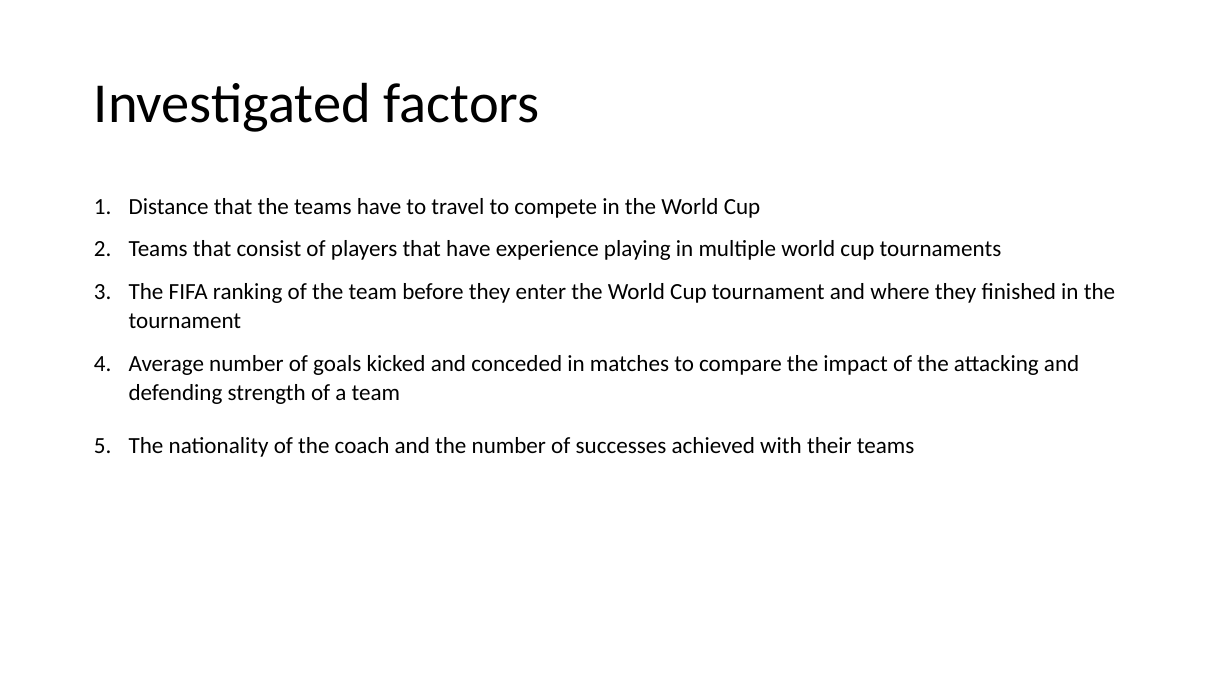
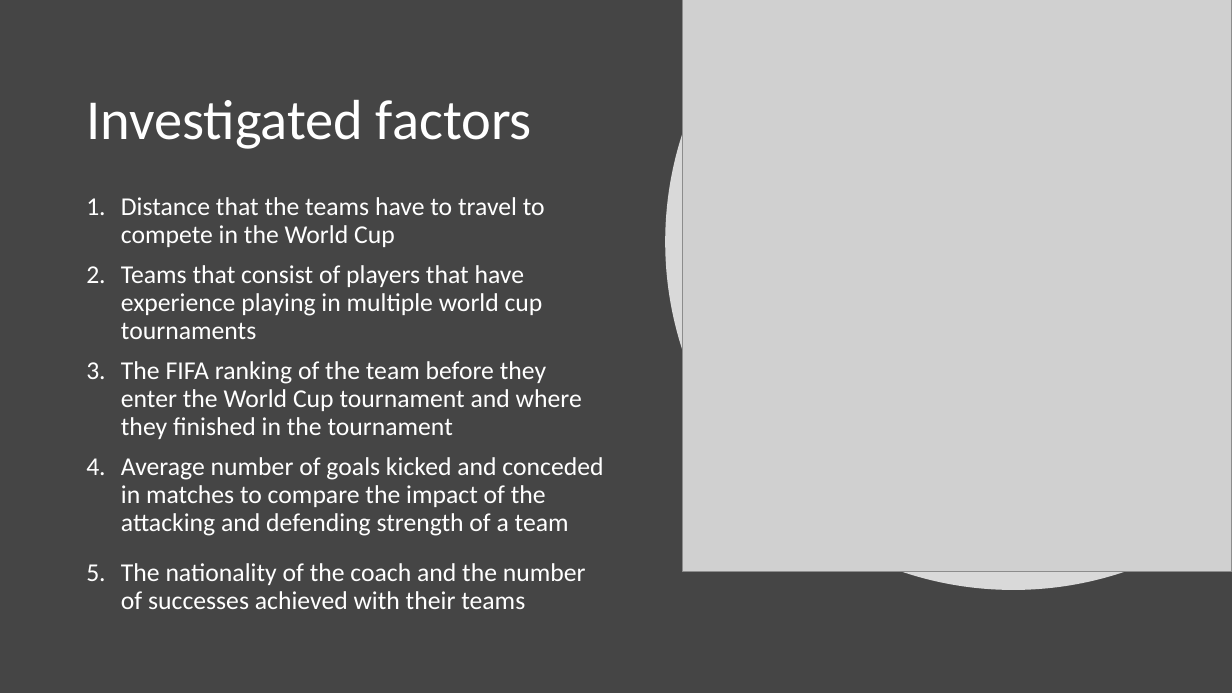
Before and after one commit to johnwanng/projectTWO, a slide deck: slide 4 of FIFA World Cup Presentation.pptx. Drawn at 1232x693 pixels with LibreOffice and Linux fonts; fonts in the diff are those of the drawing; grey boxes stand for pictures. Boxes give left, top, right and bottom in pixels: in the first picture for what was removed or moved away, otherwise in the second. Text is boxed around its words. In the diff, an @@ line names an element or a change of style, - is before the commit and + after.

```diff
--- a/FIFA World Cup Presentation.pptx
+++ b/FIFA World Cup Presentation.pptx
@@ background #FFFFFF to #454545 @@
@@ freeform shape added at <box>665,0,1232,591</box>, fill #FFFFFF at 80% opacity @@
@@ picture added at <box>682,0,1232,571</box> @@
@@ title "Investigated factors": place and size @@
-title "Investigated factors" at <box>94,82,540,132</box>
+title "Investigated factors" at <box>86,100,532,149</box>
@@ title "Investigated factors" at <box>86,100,532,149</box>: text colour #000000 to #FFFFFF @@
@@ text "Distance that the teams have ...": place and size @@
-text "Distance that the teams have ..." at <box>129,198,1115,457</box>
+text "Distance that the teams have ..." at <box>121,197,603,609</box>
@@ text "Distance that the teams have ..." at <box>121,197,603,609</box>: size 18 to 20 pt, text colour #000000 to #FFFFFF; line spacing 1.07 to 0.9 @@
```
Also in this commit, not shown: 7 other slides changed, 1 slide added, 1 slide removed.
